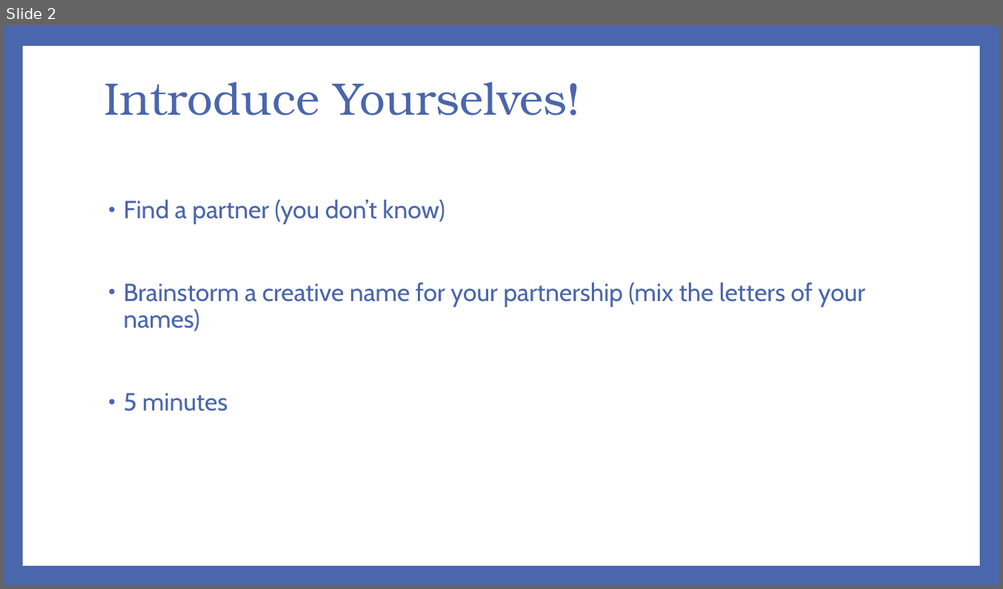
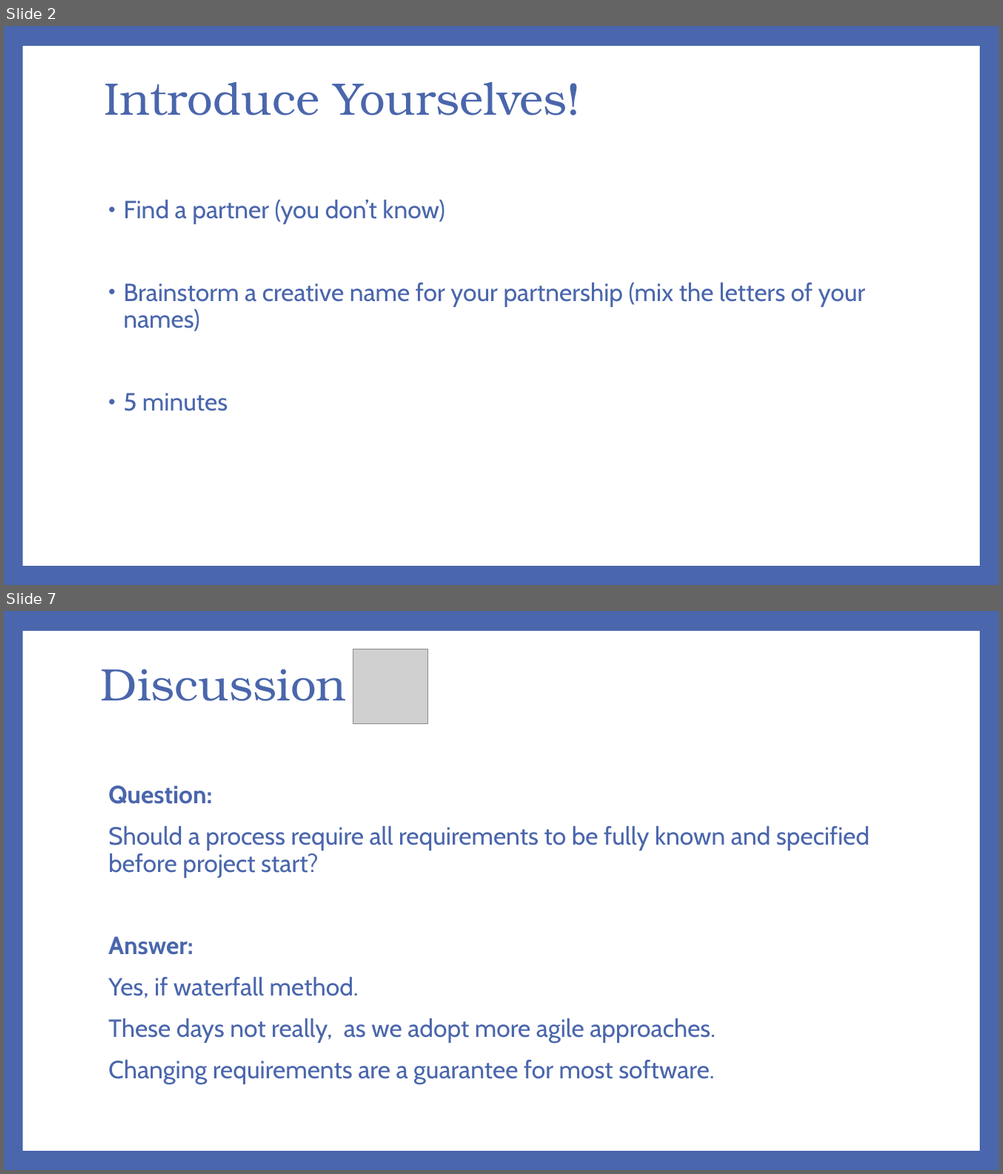
Before and after one commit to richard1au/1531-19t3, a slide deck: slides/week1.pptx. Shown one above the other, each under a label of ours: slide 2 before the commit, slides 2 and 7 after it; the slides between them are not shown. The pictures are 1003x589 and 1003x1174 pixels, drawn with LibreOffice and Linux fonts; fonts in the diff are those of the drawing; grey boxes stand for pictures. Boxes give left, top, right and bottom in pixels: in the first picture for what was removed or moved away, otherwise in the second. Text is boxed around its words. In the diff, an @@ line names an element or a change of style, - is before the commit and + after.

```diff
--- a/slides/week1.pptx
+++ b/slides/week1.pptx
@@ slide 7 added at (4, 611, 999, 1170), background #4A66AC; not listed: 1 template element that a slide beside it also shows @@
@@ picture added at (353, 649, 428, 723) @@
@@ title added at (101, 669, 346, 701), 44 pt, text #4A66AC @@
+Discussion
@@ text added at (108, 786, 869, 1085), 24 pt, text #4A66AC @@
+Question:
+Should a process require all requirements to be fully known and specified before project start?
+Answer:
+Yes, if waterfall method.
+These days not really, as we adopt more agile approaches.
+Changing requirements are a guarantee for most software.
```
Also in this commit, not shown: 3 slides changed, 8 other slides added, 6 slides removed.
